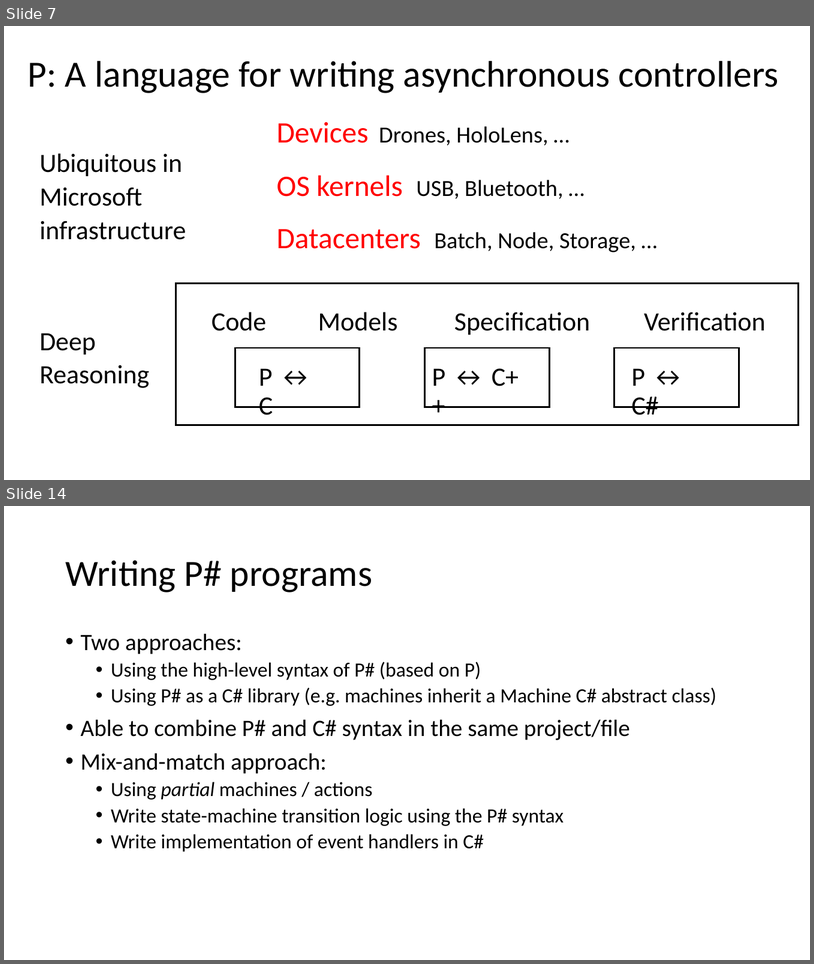
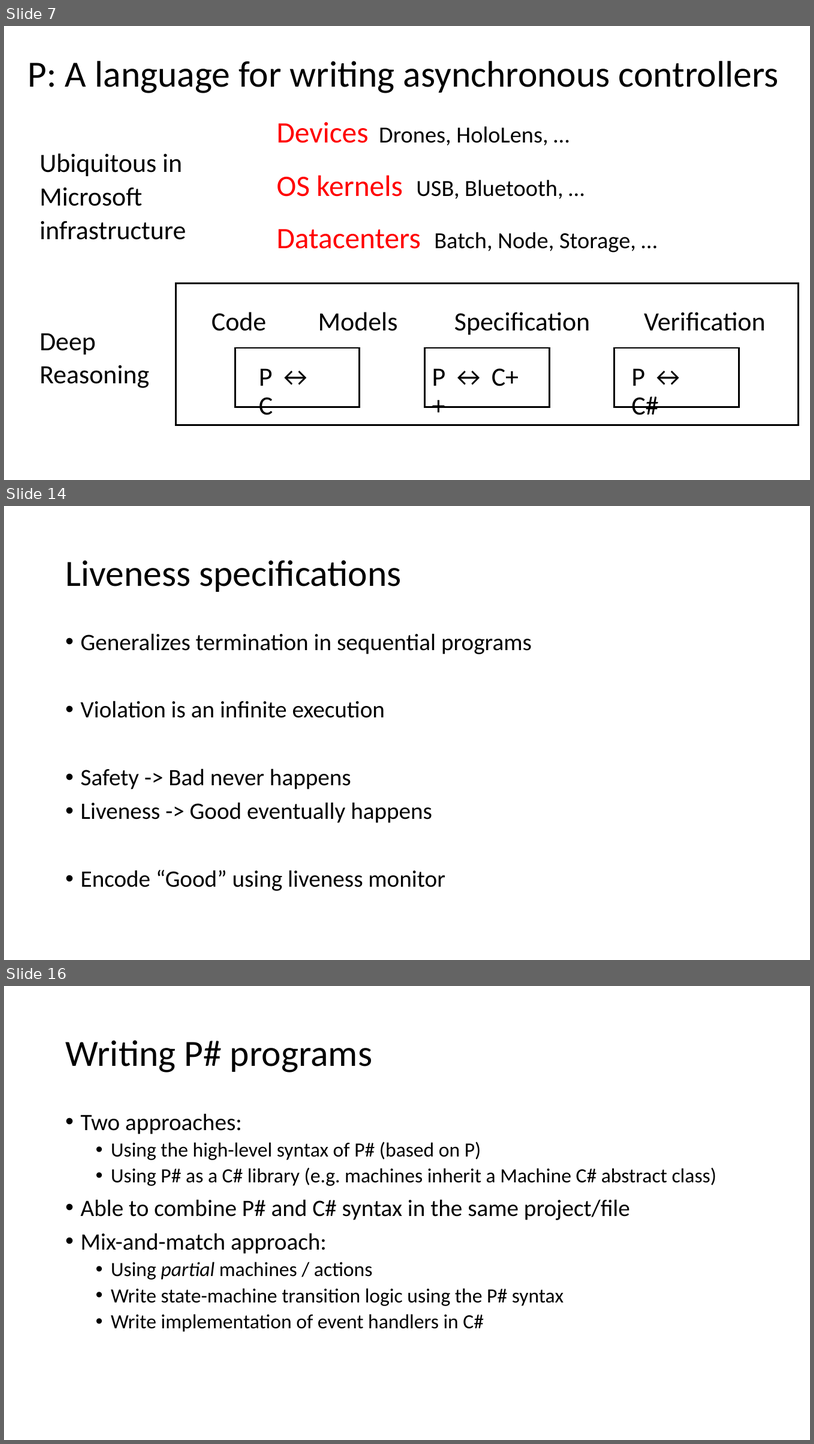
Before and after one commit to p-org/P, a slide deck: Tutorial/P-tutorial.pptx. Shown one above the other, each under a label of ours: slides 7 and 14 before the commit, slides 7, 14 and 16 after it; the slides between them are not shown. The pictures are 814x964 and 814x1444 pixels, drawn with LibreOffice and Linux fonts; fonts in the diff are those of the drawing. Boxes give left, top, right and bottom in pixels: in the first picture for what was removed or moved away, otherwise in the second. Text is boxed around its words. In the diff, an @@ line names an element or a change of style, - is before the commit and + after.

```diff
--- a/Tutorial/P-tutorial.pptx
+++ b/Tutorial/P-tutorial.pptx
@@ slide 14 added at box(4, 506, 810, 960), background #FFFFFF @@
@@ title added at box(65, 560, 401, 592), 44 pt, text #000000 @@
+Liveness specifications
@@ text added at box(81, 633, 532, 891), 28 pt, text #000000 @@
+• Generalizes termination in sequential programs
+• Violation is an infinite execution
+• Safety -> Bad never happens
+• Liveness -> Good eventually happens
+• Encode “Good” using liveness monitor
@@ what was slide 14 is now slide 16 @@
```
Also in this commit, not shown: 4 slides changed, 5 other slides added, 4 slides removed, 1 other file.
